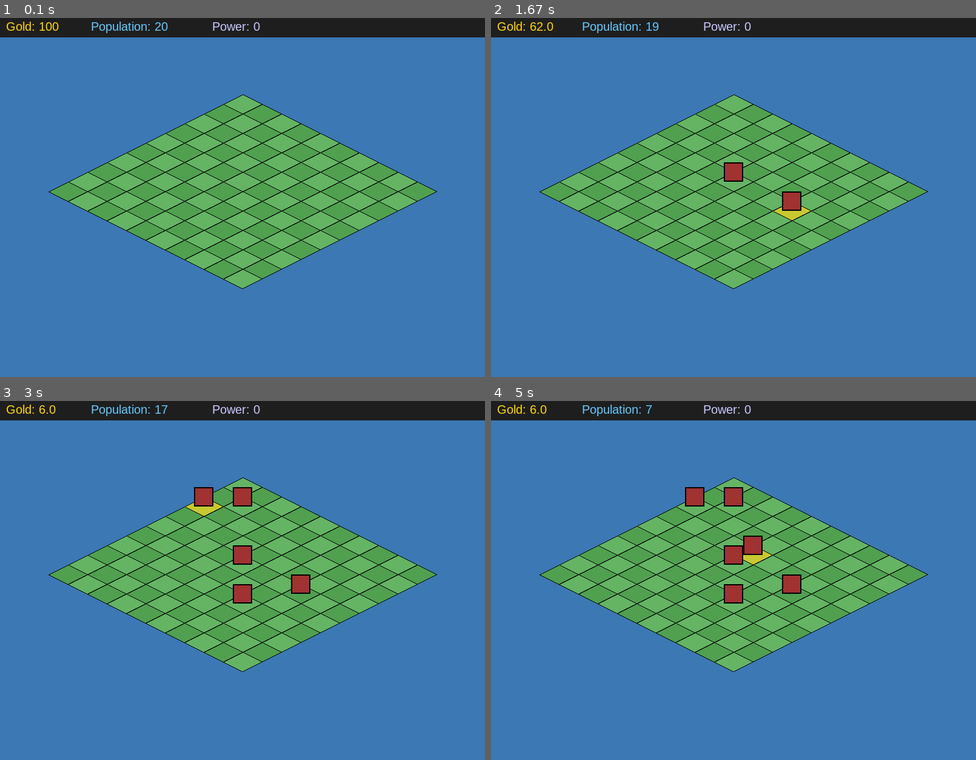
Above: before the commit, frames 1-4 (two rows, left to right).
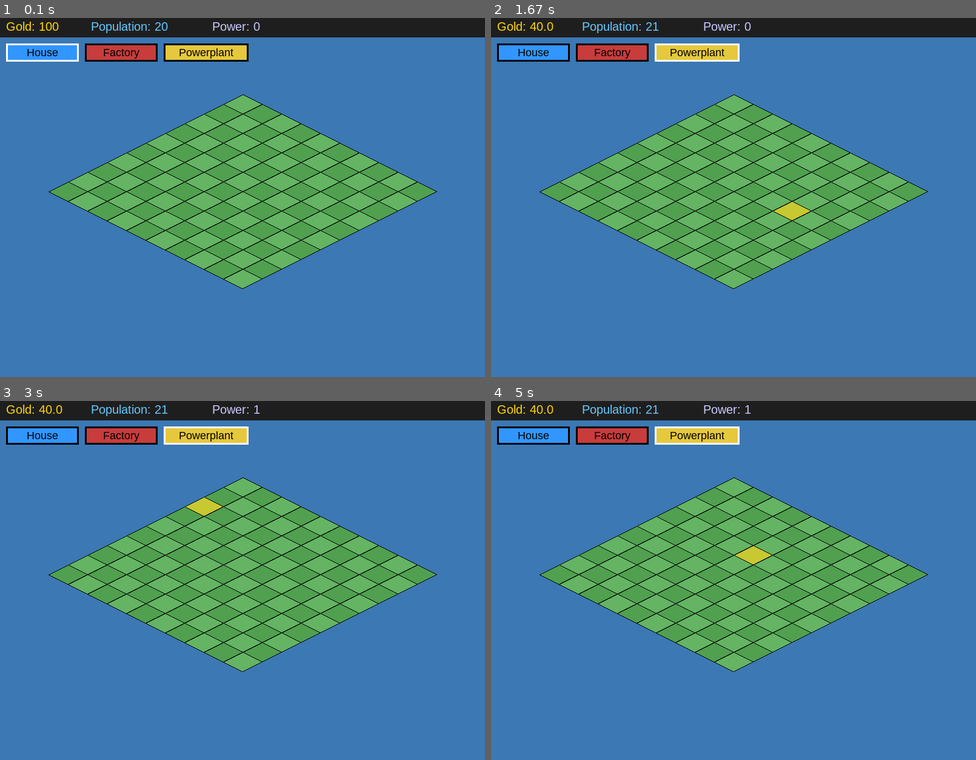
Above: after the commit, the same moments.

Repository: tdimnet/learn-pygame-by-doing
Game: pygame game, started from app.py
Two runs of this game, one before a commit and one after it. Both use one fixed random seed, a clock stepped at 60 frames per second and the inputs below.
Inputs (mouse positions are in pixels of both pictures, inside the frame that each line leads up to):
- Up to frame 1 (0.1 s): no input
- Up to frame 2 (1.67 s): click (733, 193) at 0.38 s; click (694, 53) at 0.72 s, where only the run after the commit has a clickable "Powerplant"; click (791, 226) at 1.55 s
- Up to frame 3 (3 s): click (252, 454) at 1.88 s; click (247, 616) at 2.22 s; click (227, 515) at 2.55 s; click (174, 501) at 2.88 s
- Up to frame 4 (5 s): click (859, 548) at 3.22 s; click (883, 569) at 3.55 s; click (835, 515) at 3.88 s; click (752, 562) at 4.72 s

The runs differ from the first frame. In frame 1, 2.4% of the frame differs, in the area x 1-52%, y 7-13%; in frame 2, 2.9%; in frame 3, 3.6%; in frame 4, 3.8%, in the area x 1-64%, y 1-57%.

Commit message:
Can now choose which building to put on the map

Diff:
--- a/app.py
+++ b/app.py
@@ -148,6 +148,25 @@
     offset_y = SCREEN_HEIGHT // 4
     offset = (offset_x, offset_y)
 
+    tool_buttons = [
+        {
+            "type": "house",
+            "rect": pygame.Rect(10, 50, 120, 30),
+            "color": (50, 150, 255)
+        },
+        {
+            "type": "factory",
+            "rect": pygame.Rect(140, 50, 120, 30),
+            "color": (200, 60, 60)
+        },
+        {
+            "type": "powerplant",
+            "rect": pygame.Rect(270, 50, 140, 30),
+            "color": (230, 200, 60)
+        }
+    ]
+    selected_building = "house"
+
     gold = 100
     population = 20
     power = 0
@@ -168,13 +187,18 @@
                 running = False
 
             if event.type == pygame.MOUSEBUTTONDOWN and event.button == 1:
-                gx, gy = screen_to_grid(mx, my, offset)
-                if 0 <= gx < GRID_WIDTH and 0 <= gy < GRID_HEIGHT:
-                    if grid_data[gx][gy] == 0:
-                        cost = BUILDINGS["factory"]["cost"]
-                        if gold >= cost:
-                            gold -= cost
-                            grid_data[gx][gy] = "factory"
+                for btn in tool_buttons:
+                    if btn["rect"].collidepoint(mx, my):
+                        selected_building = btn["type"]
+                        break
+                else:
+                    gx, gy = screen_to_grid(mx, my, offset)
+                    if 0 <= gx < GRID_WIDTH and 0 <= gy < GRID_HEIGHT:
+                        if grid_data[gx][gy] == 0:
+                            cost = BUILDINGS[selected_building]["cost"]
+                            if gold >= cost:
+                                gold -= cost
+                                grid_data[gx][gy] = selected_building
 
 
         # ------------------ IDLE ECONOMY UPDATE ------------------
@@ -222,6 +246,7 @@
         screen.fill(color=(60, 120, 180))
 
         draw_resource_bar(screen, gold, population, power)
+        draw_tool_bar(screen, tool_buttons, selected_building)
 
         for gx in range(GRID_WIDTH):
             for gy in range(GRID_HEIGHT):
